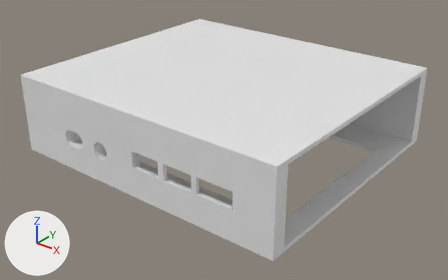
An edit to the Blender file v2_BlenderSource/Backplate_Center.blend, drawn before and after from the same camera.
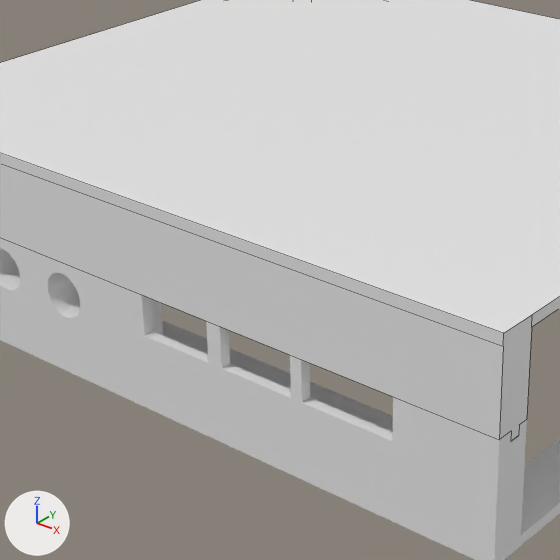
Old and new are each drawn whole from a camera (50 mm lens) standing at (17.46, -22.06, 13.91) and looking at (0.37, -0.7, 0.66) and again close up on the part from 17% to 67% of the width and 12% to 92% of the height. Arrows for +X, +Y and +Z are at lower left; the lights stay in place. The close-ups show mesh edges as thin lines.

In view in the first close-up: 'Plane', 'Walls'.
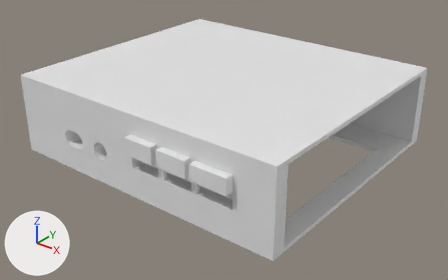
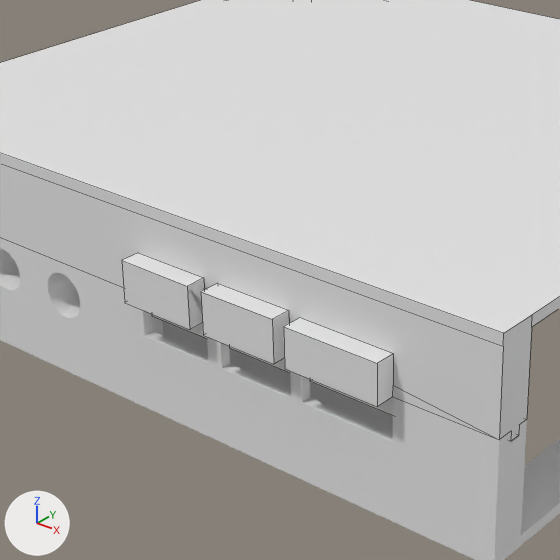
Commit message: Added IO shield to backplate

Patch to the scene script:
```diff
--- a/v2_BlenderSource/Backplate_Center.blend.py
+++ b/v2_BlenderSource/Backplate_Center.blend.py
@@ ob_plane @@
 ob_plane.location = (0.0, 0.0, 3.73)
+_m = ob_plane.modifiers.new('Boolean', 'BOOLEAN')
+_m.object = ob_ioshield_top
+_m.solver = 'FLOAT'
```

Boxes [x1, y1, x2, y2] around the edits, measured in the close-ups (560 x 560 px):
'Plane', modifiers changed: [0, 0, 560, 441] in both
